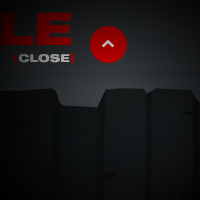
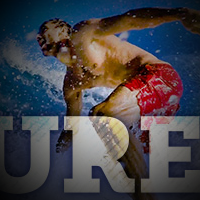
Layers edited between the first and the second 200px x 200px image:
added layer "Background copy 2" above "Background copy" over [0, 0, 200, 200]
added layer "Background copy" above "Layer 8" over [0, 0, 200, 200]
